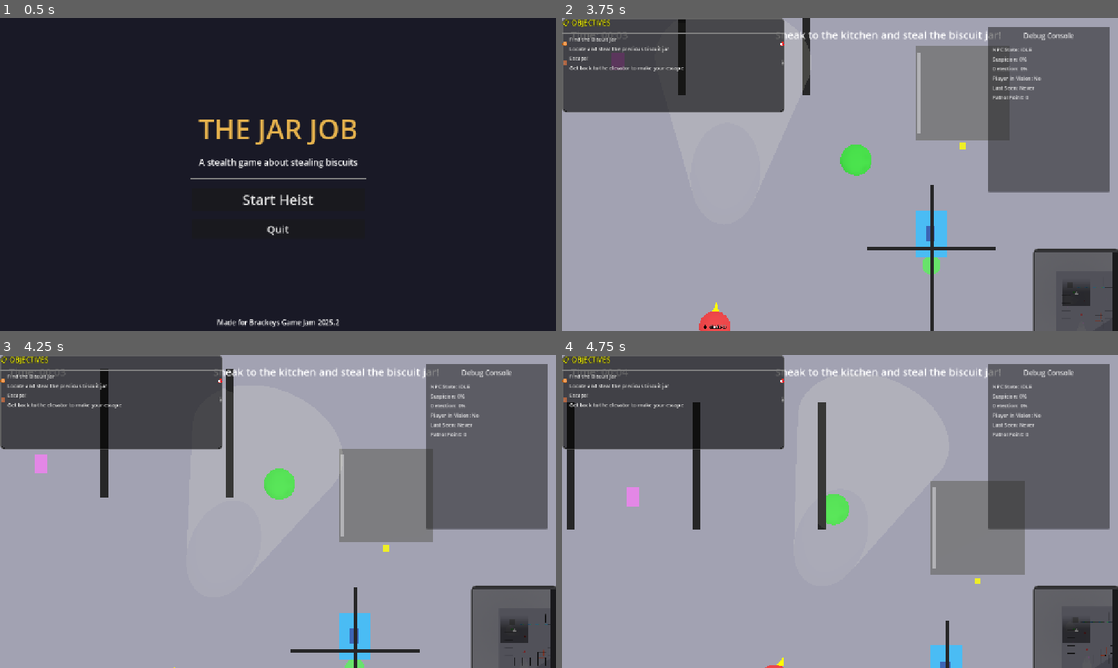
Above: before the commit, frames 1-4 (two rows, left to right).
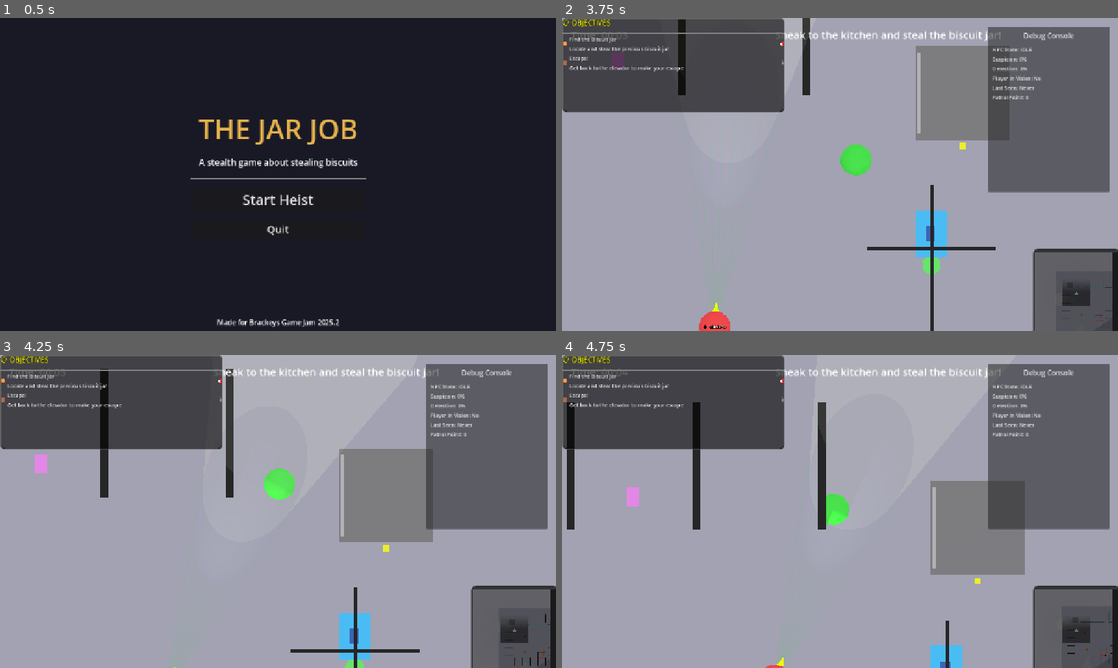
Above: after the commit, the same moments.

Repository: alanops/the-jar-job
Game: Godot game, scene res://scenes/main_menu.tscn
The game is run twice, just before and just after one commit, with the same random seed, the same clock (stepped at 60 frames per second) and the same inputs.
Inputs:
- Up to frame 1 (0.5 s): no input
- Up to frame 2 (3.75 s): click "Start Heist" at 0.5 s; tap Enter at 1.25 s; hold Right (move_right) 1.28-2.03 s; hold Ctrl (crouch) 1.28-2.03 s; hold Down (move_backward) 2.03-2.78 s; tap E (interact) at 2.1 s; hold Right (move_right) 2.78-3.53 s; hold Shift (run) 2.78-3.53 s; hold Up (move_forward) from 3.53 s (still down); tap Ctrl (crouch) at 3.6 s
- Up to frame 3 (4.25 s): keep holding Up (move_forward)
- Up to frame 4 (4.75 s): release Up (move_forward) at 4.28 s; hold Left (move_left) from 4.28 s (still down); tap E (interact) at 4.35 s

Frame 1 is identical in both runs. In frame 2, 0.2% of the frame differs, in the area x 21-45%, y 5-94%; in frame 3, 0.1%; in frame 4, 0.1%.

Commit message:
Align vision cone with flashlight and add wall shadows
Vision cone alignment:
- Matched cone angle: 25° (was 60°) to match SpotLight3D
- Matched detection range: 15m (was 10m) to match SpotLight3D
- Updated visual cone mesh radius to 3.35 for correct 25° angle
- Repositioned cone mesh to Z=7.5 for 15m length

Flashlight improvements:
- Added shadow_enabled = true to prevent light bleeding through walls
- Added shadow_bias = 0.1 and shadow_normal_bias = 2.0 for clean shadows

Debug visualization:
- Created vision_debug.gd script with ray line visualization
- Added 8 debug rays showing exact detection coverage
- Semi-transparent green lines match the cone area precisely
- Toggleable visibility for debugging

Diff:
--- a/scenes/npc.tscn
+++ b/scenes/npc.tscn
@@ -1,8 +1,9 @@
-[gd_scene load_steps=10 format=3 uid="uid://cevuj3wqn8kxp"]
+[gd_scene load_steps=11 format=3 uid="uid://cevuj3wqn8kxp"]
 
 [ext_resource type="Script" uid="uid://bt585qnsv7v8" path="res://scripts/npc_controller.gd" id="1_8qxkr"]
 [ext_resource type="Script" uid="uid://c6b0ku4en0d66" path="res://scripts/vision_cone.gd" id="2_vision"]
 [ext_resource type="Script" uid="uid://fa7ueo3q0ur3" path="res://scripts/direction_arrow.gd" id="3_arrow"]
+[ext_resource type="Script" path="res://scripts/vision_debug.gd" id="4_debug"]
 
 [sub_resource type="CapsuleMesh" id="CapsuleMesh_1"]
 height = 1.8
@@ -16,8 +17,8 @@
 
 [sub_resource type="CylinderMesh" id="CylinderMesh_1"]
 top_radius = 0.0
-bottom_radius = 2.5
-height = 10.0
+bottom_radius = 3.35
+height = 15.0
 
 [sub_resource type="StandardMaterial3D" id="StandardMaterial3D_2"]
 transparency = 1
@@ -26,7 +27,9 @@
 albedo_color = Color(1, 1, 0.8, 0.08)
 
 [sub_resource type="CylinderShape3D" id="CylinderShape3D_1"]
-height = 10.0
+top_radius = 0.0
+bottom_radius = 3.35
+height = 15.0
 
 [node name="NPC" type="CharacterBody3D" groups=["npc"]]
 collision_layer = 4
@@ -60,12 +63,12 @@
 script = ExtResource("2_vision")
 
 [node name="MeshInstance3D" type="MeshInstance3D" parent="VisionCone"]
-transform = Transform3D(1, 0, 0, 0, -0.707107, 0.707107, 0, -0.707107, -0.707107, 0, 0, 5)
+transform = Transform3D(1, 0, 0, 0, -0.707107, 0.707107, 0, -0.707107, -0.707107, 0, 0, 7.5)
 mesh = SubResource("CylinderMesh_1")
 surface_material_override/0 = SubResource("StandardMaterial3D_2")
 
 [node name="CollisionShape3D" type="CollisionShape3D" parent="VisionCone"]
-transform = Transform3D(1, 0, 0, 0, -0.707107, 0.707107, 0, -0.707107, -0.707107, 0, 0, 5)
+transform = Transform3D(1, 0, 0, 0, -0.707107, 0.707107, 0, -0.707107, -0.707107, 0, 0, 7.5)
 shape = SubResource("CylinderShape3D_1")
 
 [node name="RayCast3D" type="RayCast3D" parent="."]
@@ -90,3 +93,10 @@
 spot_attenuation = 2.0
 spot_angle = 25.0
 spot_angle_attenuation = 2.0
+shadow_enabled = true
+shadow_bias = 0.1
+shadow_normal_bias = 2.0
+
+[node name="VisionDebug" type="Node3D" parent="."]
+transform = Transform3D(1, 0, 0, 0, 1, 0, 0, 0, 1, 0, 0.5, 0)
+script = ExtResource("4_debug")
--- a/scripts/vision_cone.gd
+++ b/scripts/vision_cone.gd
@@ -1,8 +1,8 @@
 extends Area3D
 class_name VisionCone
 
-@export var cone_angle: float = 60.0  # Total cone angle in degrees
-@export var cone_range: float = 10.0  # Maximum detection range
+@export var cone_angle: float = 25.0  # Total cone angle in degrees (matches SpotLight3D)
+@export var cone_range: float = 15.0  # Maximum detection range (matches SpotLight3D)
 
 @onready var mesh_instance: MeshInstance3D = $MeshInstance3D
 
--- /dev/null
+++ b/scripts/vision_debug.gd
@@ -0,0 +1,78 @@
+extends Node3D
+
+@export var cone_angle: float = 25.0
+@export var cone_range: float = 15.0
+@export var num_rays: int = 8
+@export var show_debug_rays: bool = true
+
+var ray_lines: Array[MeshInstance3D] = []
+
+func _ready():
+	if show_debug_rays:
+		_create_debug_rays()
+
+func _create_debug_rays():
+	# Clear existing rays
+	for ray in ray_lines:
+		if ray:
+			ray.queue_free()
+	ray_lines.clear()
+
+	# Create line material
+	var material = StandardMaterial3D.new()
+	material.albedo_color = Color(0, 1, 0, 0.3)
+	material.shading_mode = BaseMaterial3D.SHADING_MODE_UNSHADED
+	material.vertex_color_use_as_albedo = true
+	material.transparency = BaseMaterial3D.TRANSPARENCY_ALPHA
+
+	# Calculate half angle in radians
+	var half_angle_rad = deg_to_rad(cone_angle * 0.5)
+
+	# Create rays at different angles
+	for i in range(num_rays):
+		var angle_ratio = float(i) / float(num_rays - 1) if num_rays > 1 else 0.0
+		var current_angle = -half_angle_rad + (angle_ratio * half_angle_rad * 2.0)
+
+		# Create ray direction (rotate around Y axis)
+		var direction = Vector3(sin(current_angle), 0, cos(current_angle))
+		var end_point = direction * cone_range
+
+		# Create line mesh
+		var line_mesh = _create_line_mesh(Vector3.ZERO, end_point)
+		var ray_instance = MeshInstance3D.new()
+		ray_instance.mesh = line_mesh
+		ray_instance.material_override = material
+
+		add_child(ray_instance)
+		ray_lines.append(ray_instance)
+
+func _create_line_mesh(start: Vector3, end: Vector3) -> ArrayMesh:
+	var arrays = []
+	arrays.resize(Mesh.ARRAY_MAX)
+
+	var vertices = PackedVector3Array()
+	var colors = PackedColorArray()
+
+	vertices.push_back(start)
+	vertices.push_back(end)
+	colors.push_back(Color(0, 1, 0, 0.3))
+	colors.push_back(Color(0, 1, 0, 0.1))
+
+	arrays[Mesh.ARRAY_VERTEX] = vertices
+	arrays[Mesh.ARRAY_COLOR] = colors
+
+	var mesh = ArrayMesh.new()
+	mesh.add_surface_from_arrays(Mesh.PRIMITIVE_LINES, arrays)
+
+	return mesh
+
+func set_visibility(visible_state: bool):
+	for ray in ray_lines:
+		if ray:
+			ray.visible = visible_state
+
+func update_parameters(angle: float, range_val: float):
+	cone_angle = angle
+	cone_range = range_val
+	if show_debug_rays:
+		_create_debug_rays()
